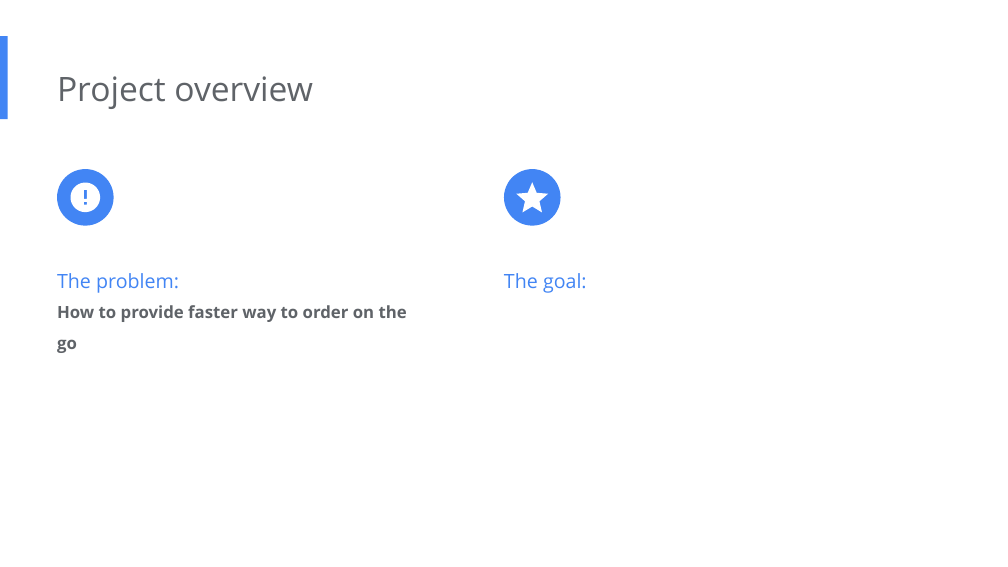
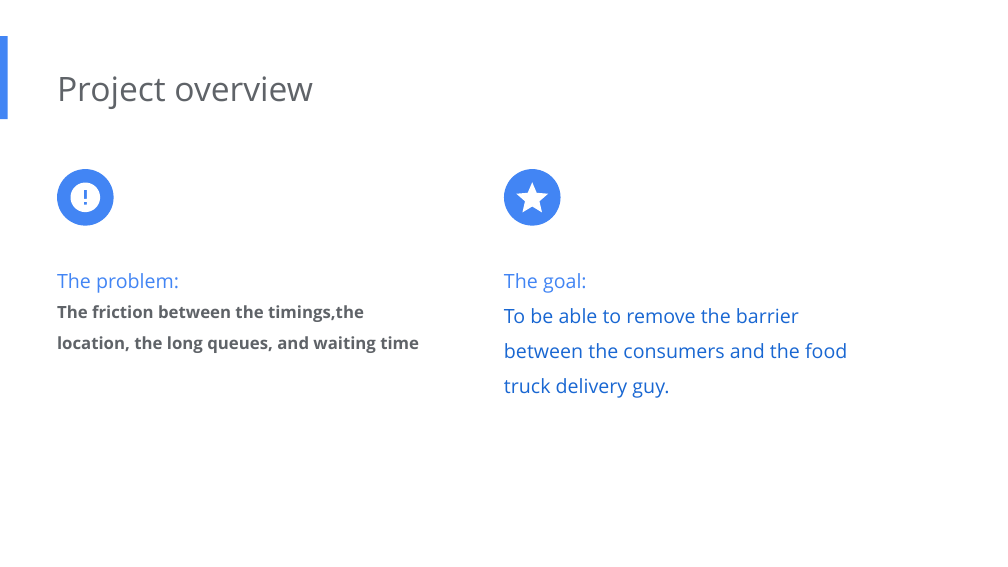
Before and after one commit to aPR0T0/UX-design, a slide deck: slide 3 of Portfolio Project/Study Deck.pptx. Drawn at 1008x567 pixels with LibreOffice and Linux fonts; fonts in the diff are those of the drawing. Boxes give left, top, right and bottom in pixels: in the first picture for what was removed or moved away, otherwise in the second. Text is boxed around its words. In the diff, an @@ line names an element or a change of style, - is before the commit and + after.

```diff
--- a/Portfolio Project/Study Deck.pptx
+++ b/Portfolio Project/Study Deck.pptx
@@ text at box(57, 305, 419, 353): text changed @@
-How to provide faster way to order on the go
+The friction between the timings,the location, the long queues, and waiting time
@@ text at box(504, 308, 847, 398): paragraph added @@
+To be able to remove the barrier between the consumers and the food truck delivery guy.
```
Also in this commit, not shown: 1 other slide changed, 1 slide added, 1 slide removed, 2 other files.
